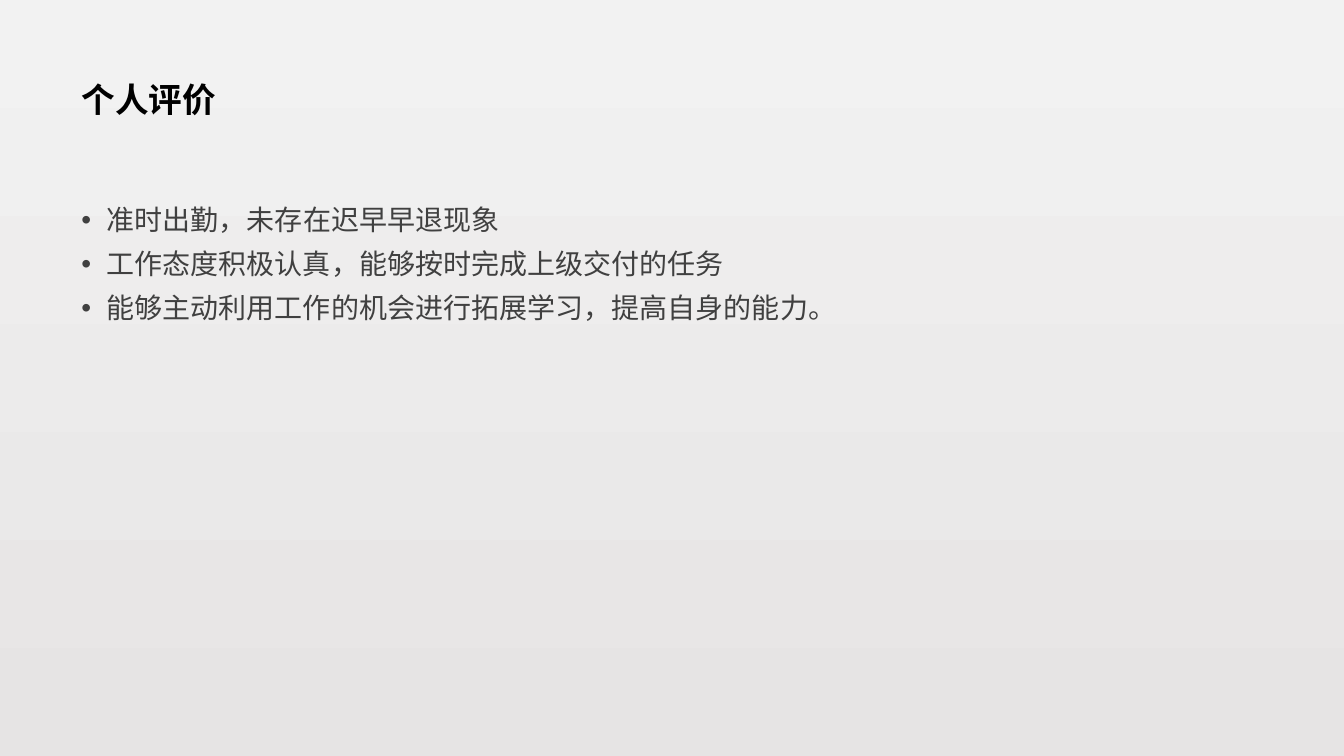
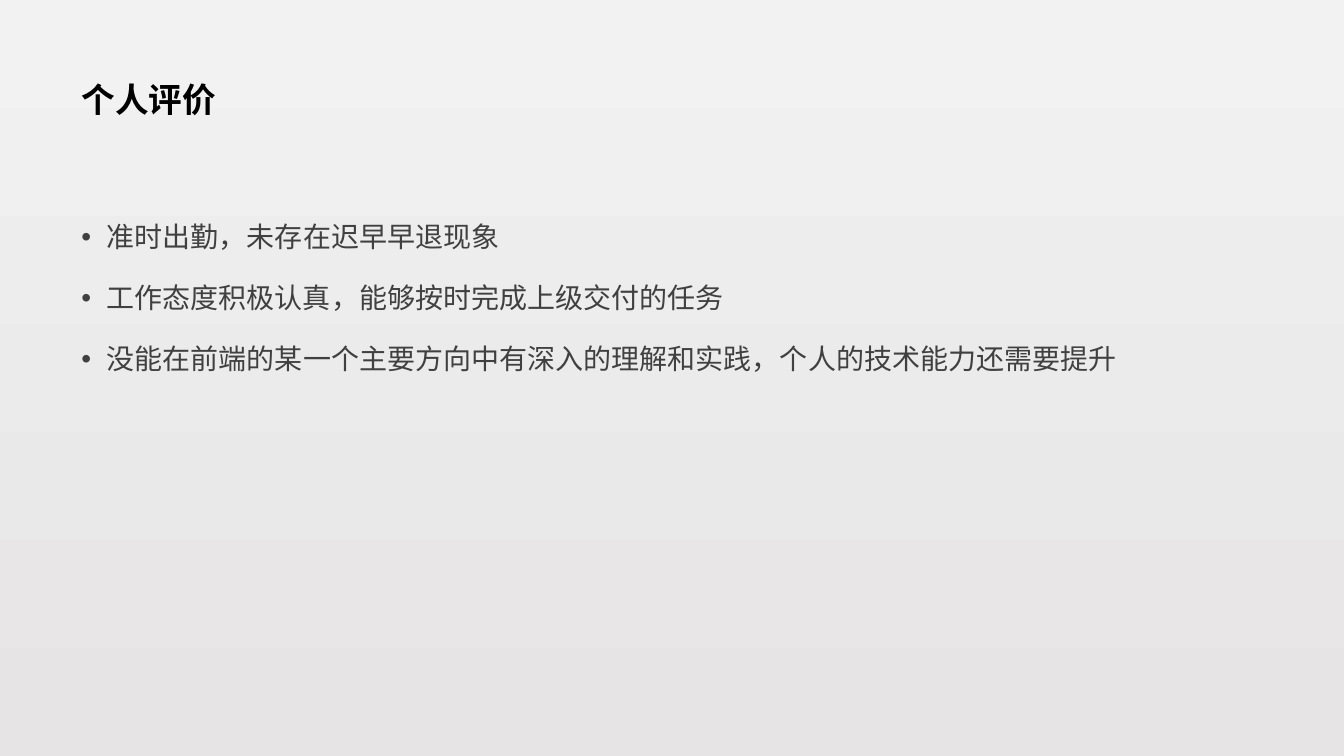
Before and after one commit to zepang/Rx_note, a slide deck: slide 21 of 赖泽海-试用期工作总结.pptx (slide 11 before the commit). Drawn at 1344x756 pixels with LibreOffice and Linux fonts; fonts in the diff are those of the drawing. Boxes give left, top, right and bottom in pixels: in the first picture for what was removed or moved away, otherwise in the second. Text is boxed around its words. In the diff, an @@ line names an element or a change of style, - is before the commit and + after.

Commit message:
工作总结添加图片

```diff
--- a/赖泽海-试用期工作总结.pptx
+++ b/赖泽海-试用期工作总结.pptx
@@ text at [107, 223, 724, 311]: line spacing 0.9 to 1.4 @@
@@ text at [107, 345, 1117, 372]: text changed @@
-• 能够主动利用工作的机会进行拓展学习，提高自身的能力。
+• 没能在前端的某一个主要方向中有深入的理解和实践，个人的技术能力还需要提升
```
Also in this commit, not shown: 8 other slides changed, 12 slides added, 1 slide removed.
